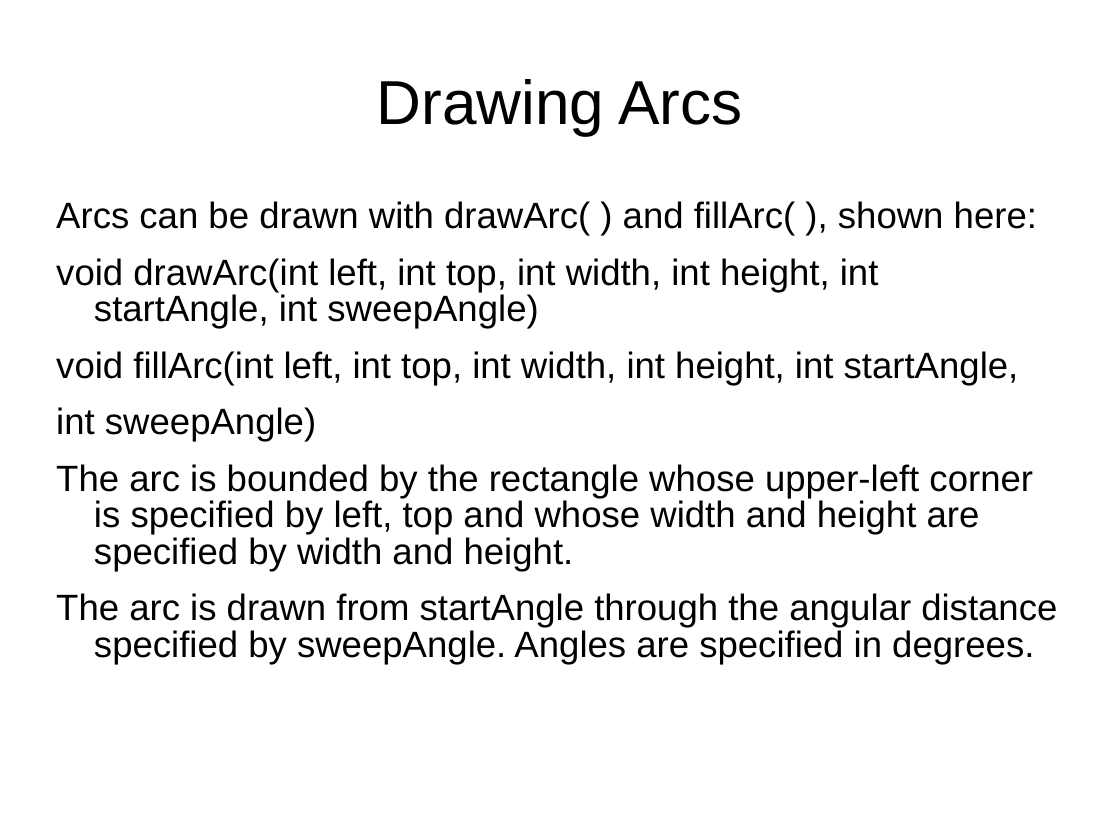
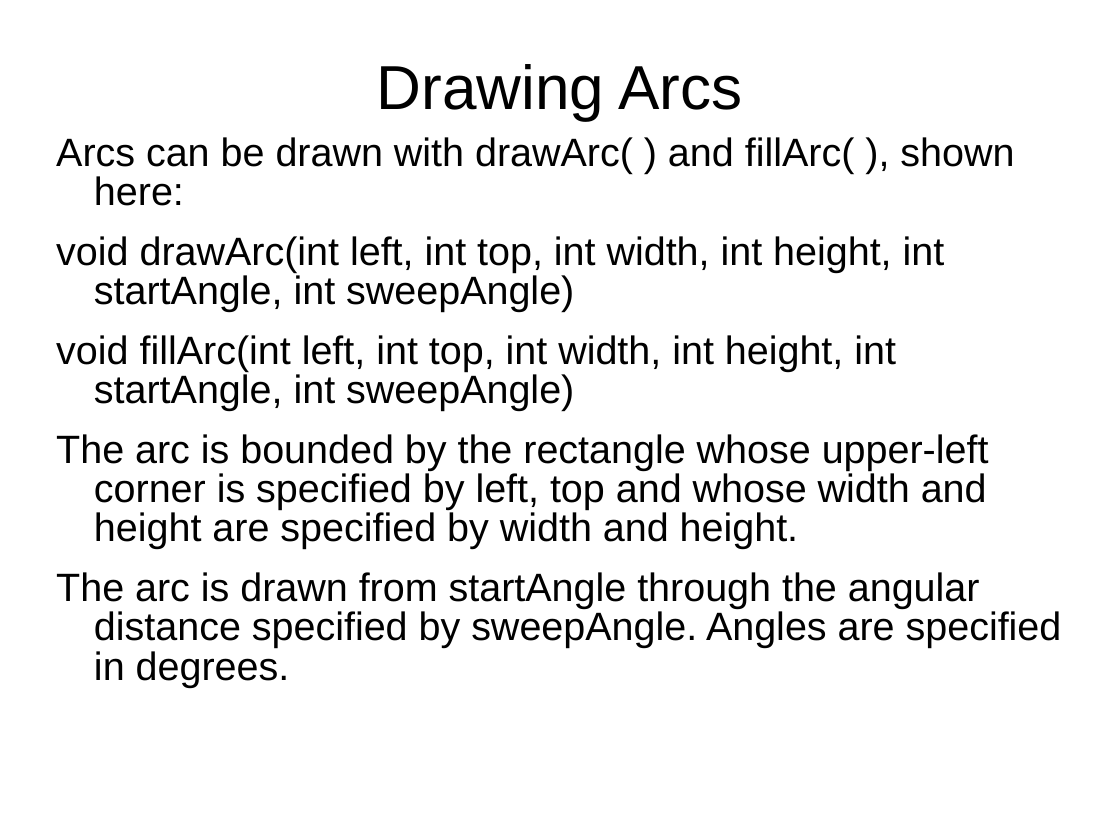
Before and after one commit to GeneralNitin/S4, a slide deck: slide 41 of S4/04. OODP/Notes & PPTs/Chaithanya Ma'ams/Module 6/01. AWT & Swing.ppt. Drawn at 1120x840 pixels with LibreOffice and Linux fonts; fonts in the diff are those of the drawing. Boxes give left, top, right and bottom in pixels: in the first picture for what was removed or moved away, otherwise in the second. Text is boxed around its words. In the diff, an @@ line names an element or a change of style, - is before the commit and + after.

Commit message:
Modified AWT PPT

```diff
--- a/S4/04. OODP/Notes & PPTs/Chaithanya Ma'ams/Module 6/01. AWT & Swing.ppt
+++ b/S4/04. OODP/Notes & PPTs/Chaithanya Ma'ams/Module 6/01. AWT & Swing.ppt
@@ title "Drawing Arcs": place and size @@
-title "Drawing Arcs" at box(377, 79, 742, 135)
+title "Drawing Arcs" at box(377, 64, 742, 121)
@@ text at box(56, 137, 1062, 687): size 25.9 to 28 pt in "Arcs can be drawn with drawArc( ) ...", "void drawArc(int left, int top, int width, ...", "The arc is bounded by the rectangle ...", "The arc is drawn from startAngle through ..." @@
@@ text "Arcs can be drawn with ...": place and size @@
-text "Arcs can be drawn with ..." at box(56, 201, 1057, 664)
+text "Arcs can be drawn with ..." at box(56, 137, 1062, 687)
@@ text at box(56, 335, 896, 411): text changed; size 25.9 to 28 pt @@
-void fillArc(int left, int top, int width, int height, int startAngle,
-int sweepAngle)
+void fillArc(int left, int top, int width, int height, int startAngle, int sweepAngle)
```
Also in this commit, not shown: 18 other slides changed.
